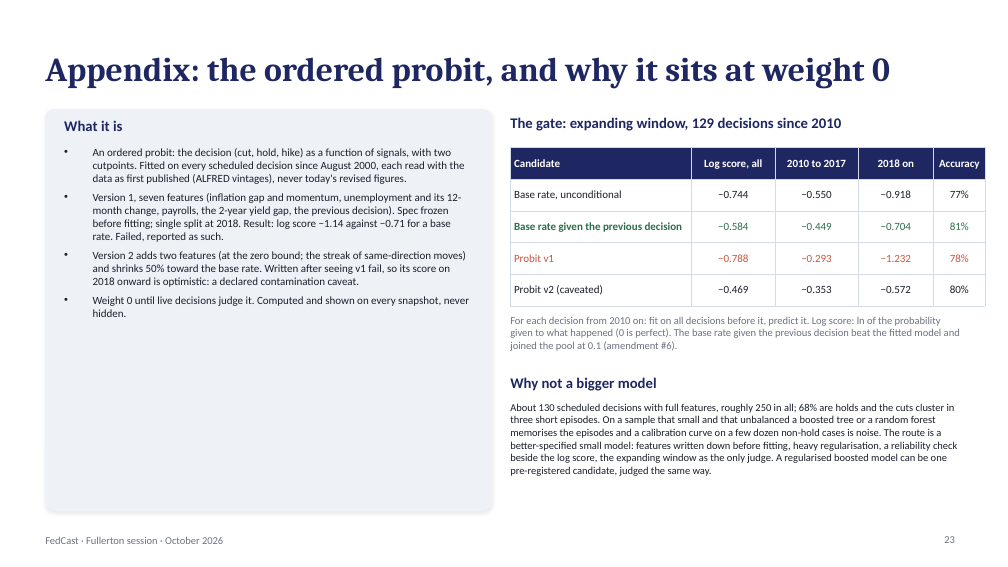
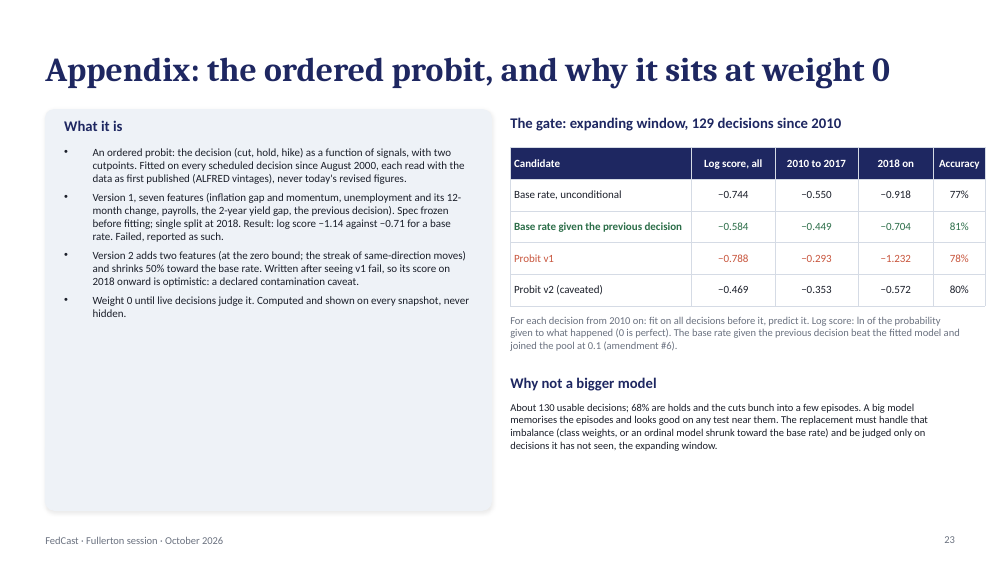
Before and after one commit to kmt112/fed-forecast, a slide deck: slide 23 of docs/FedCast_Fullerton.pptx. Drawn at 1008x567 pixels with LibreOffice and Linux fonts; fonts in the diff are those of the drawing. Boxes give left, top, right and bottom in pixels: in the first picture for what was removed or moved away, otherwise in the second. Text is boxed around its words. In the diff, an @@ line names an element or a change of style, - is before the commit and + after.

```diff
--- a/docs/FedCast_Fullerton.pptx
+++ b/docs/FedCast_Fullerton.pptx
@@ text at bbox=[510, 403, 928, 451]: text changed @@
-About 130 scheduled decisions with full features, roughly 250 in all; 68% are holds and the cuts cluster in three short episodes. On a sample that small and that unbalanced a boosted tree or a random forest memorises the episodes and a calibration curve on a few dozen non-hold cases is noise. The route is a better-specified small model: features written down before fitting, heavy regularisation, a reliability check beside the log score, the expanding window as the only judge. A regularised boosted model can be one pre-registered candidate, judged the same way.
+About 130 usable decisions; 68% are holds and the cuts bunch into a few episodes. A big model memorises the episodes and looks good on any test near them. The replacement must handle that imbalance (class weights, or an ordinal model shrunk toward the base rate) and be judged only on decisions it has not seen, the expanding window.
```
Also in this commit, not shown: 6 other slides changed, 1 other file.
